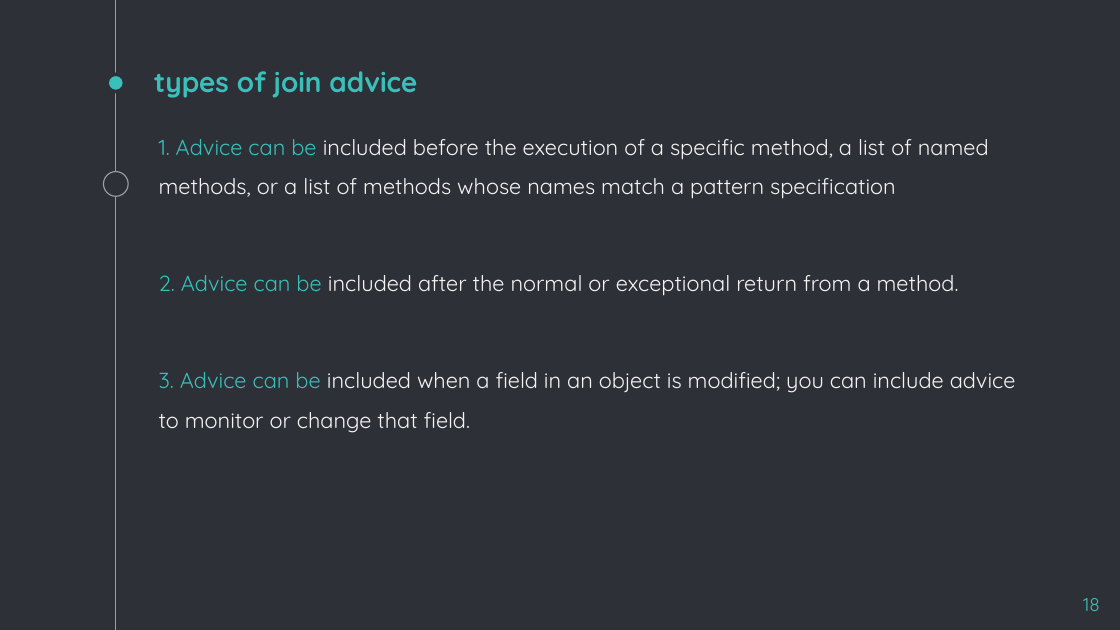
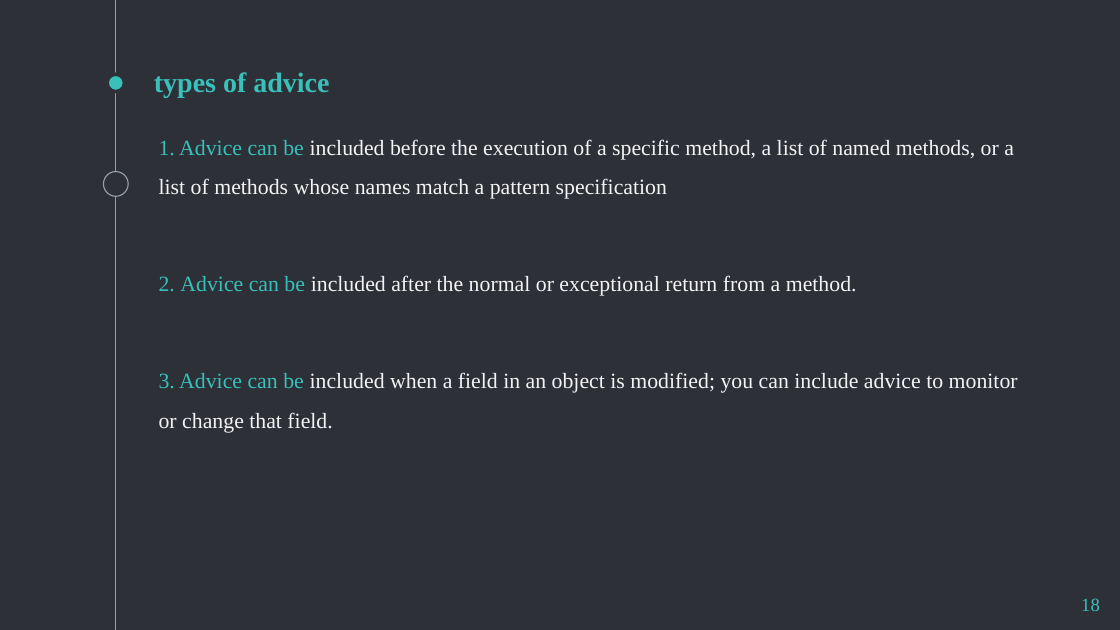
Before and after one commit to amirjani/methodology-confress, a slide deck: slide 18 of Aspect-Oriented-Software-Development.pptx. Drawn at 1120x630 pixels with LibreOffice and Linux fonts; fonts in the diff are those of the drawing. Boxes give left, top, right and bottom in pixels: in the first picture for what was removed or moved away, otherwise in the second. Text is boxed around its words. In the diff, an @@ line names an element or a change of style, - is before the commit and + after.

```diff
--- a/Aspect-Oriented-Software-Development.pptx
+++ b/Aspect-Oriented-Software-Development.pptx
@@ title at (x1=154, y1=72, x2=329, y2=98): text changed; font Quicksand to Times New Roman @@
-types of join advice
+types of advice
@@ text "1. Advice can be included ..." at (x1=159, y1=139, x2=1018, y2=433): font Quicksand to Times New Roman @@
@@ page number at (x1=1081, y1=598, x2=1100, y2=611): font Quicksand to Times New Roman @@
```
Also in this commit, not shown: 19 other slides changed, 6 slides added, 1 slide removed, 7 other files.
